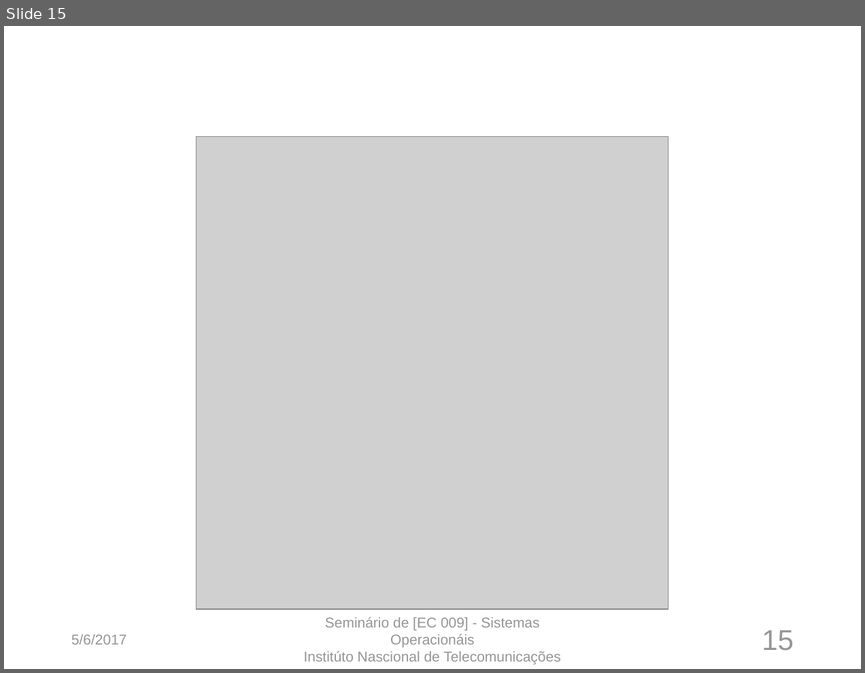
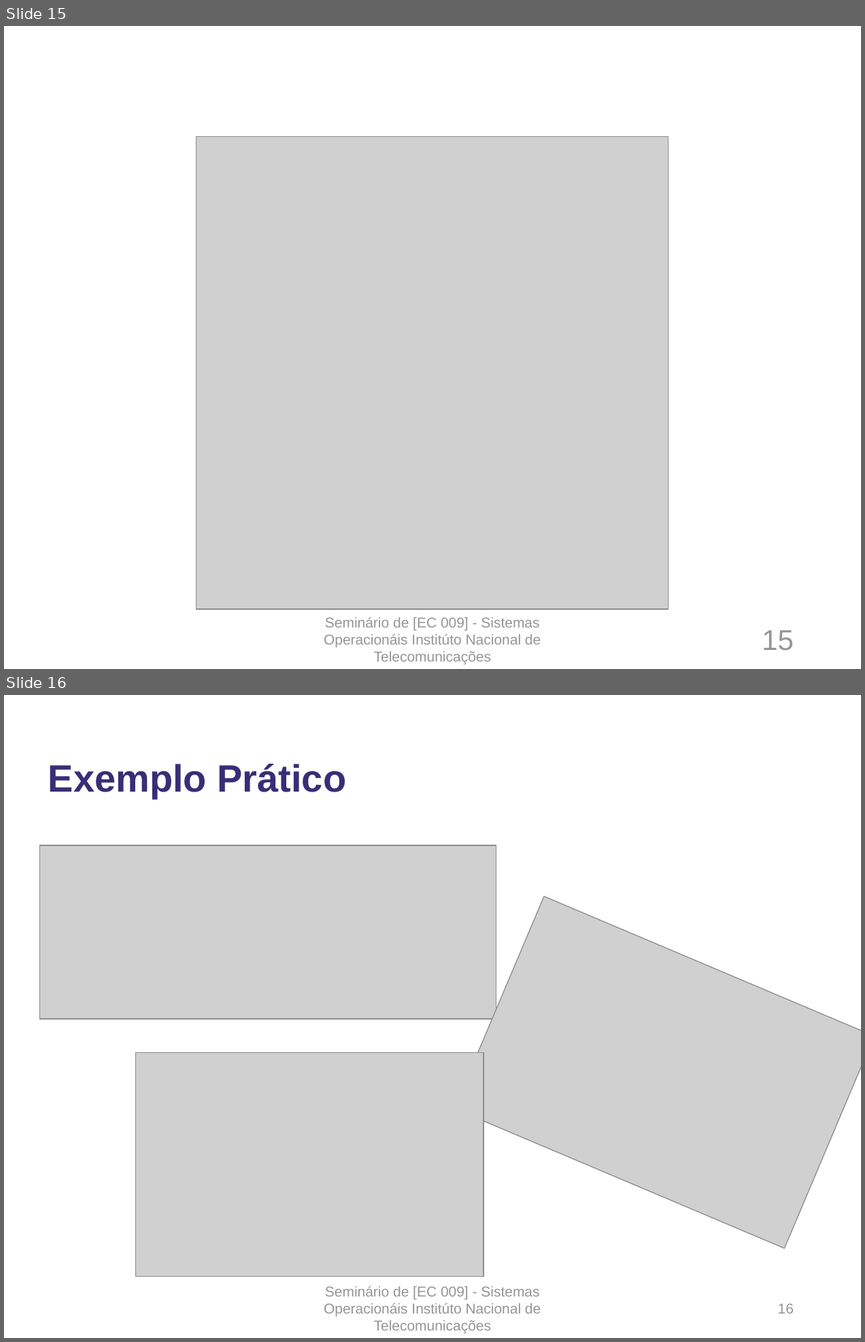
Before and after one commit to VitorDiToro/RTOSs_Semin-rioDeSO-Inatel, a slide deck: Seminario-PPTX.pptx. Shown one above the other, each under a label of ours: slide 15 before the commit, slides 15 and 16 after it. The pictures are 865x673 and 865x1342 pixels, drawn with LibreOffice and Linux fonts; fonts in the diff are those of the drawing; grey boxes stand for pictures; background and template pictures are left out. Boxes give left, top, right and bottom in pixels: in the first picture for what was removed or moved away, otherwise in the second. Text is boxed around its words. In the diff, an @@ line names an element or a change of style, - is before the commit and + after.

```diff
--- a/Seminario-PPTX.pptx
+++ b/Seminario-PPTX.pptx
@@ slide 16 added at <box>4,695,861,1338</box>, background #FFFFFF; not listed: 1 template element that a slide beside it also shows @@
@@ title added at <box>48,764,347,799</box>, 32 pt, text #382E77, bold @@
+Exemplo Prático
@@ picture added at <box>40,845,496,1018</box> @@
@@ picture added at <box>454,896,861,1249</box> @@
@@ picture added at <box>135,1052,483,1276</box> @@
@@ text added at <box>324,1285,541,1334</box>, 12 pt, text #949596 @@
+Seminário de [EC 009] - Sistemas Operacionáis Institúto Nacional de Telecomunicações
@@ page number added at <box>778,1303,793,1313</box>, 12 pt, text #949596 @@
+16
@@ slide 15 changed as well @@
@@ text at <box>324,616,541,665</box>: text changed @@
-Seminário de [EC 009] - Sistemas Operacionáis
-Institúto Nascional de Telecomunicações
+Seminário de [EC 009] - Sistemas Operacionáis Institúto Nacional de Telecomunicações
@@ text removed at <box>71,634,127,644</box> @@
-5/6/2017
```
Also in this commit, not shown: 15 other slides changed, 1 other file.
